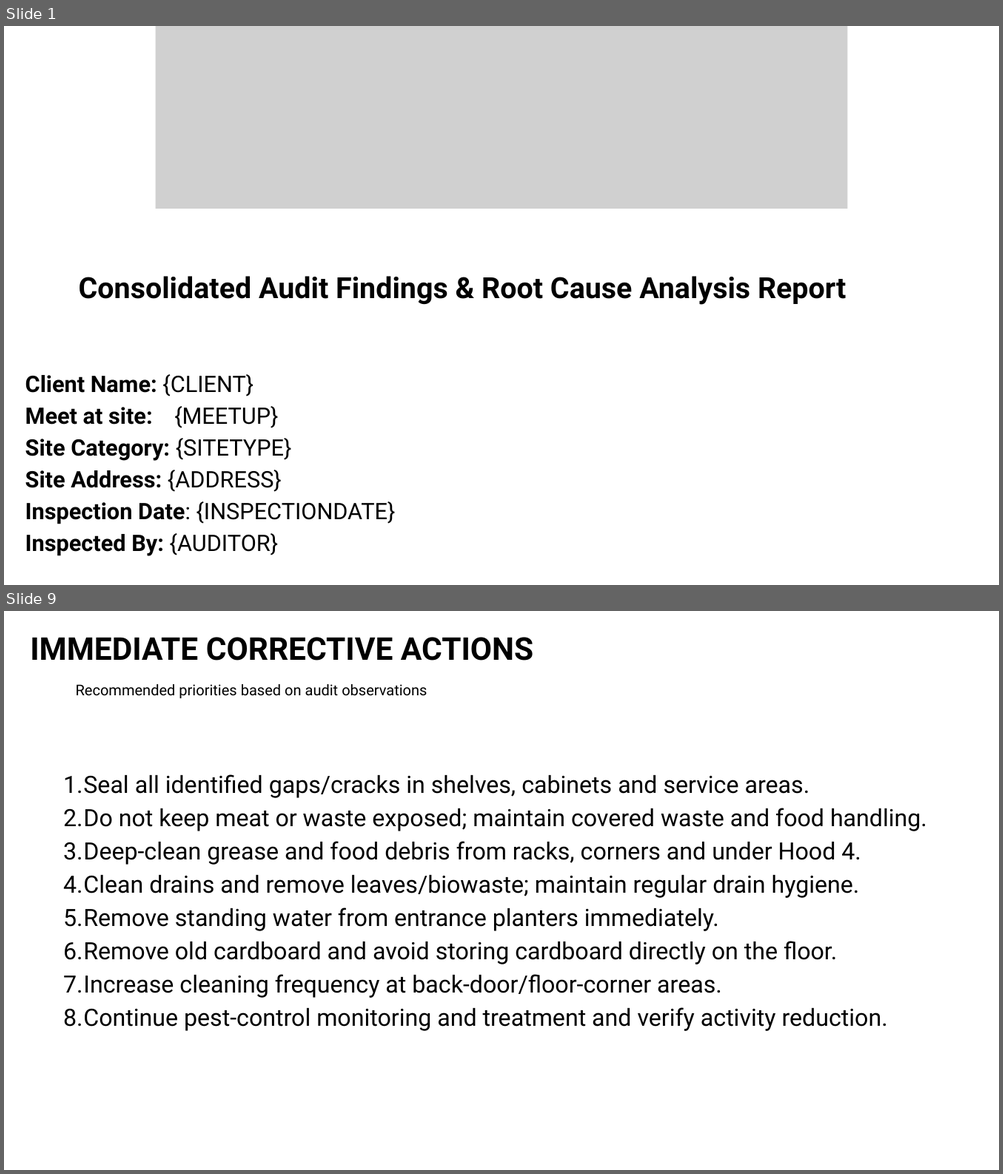
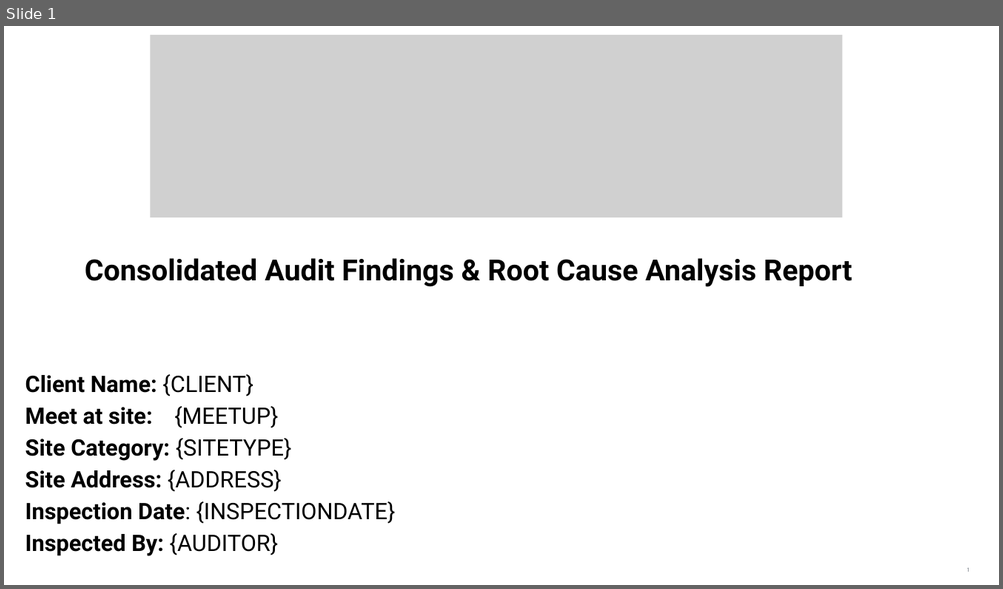
Before and after one commit to epcorn/Pestxz, a slide deck: tmp/client.pptx. Shown one above the other, each under a label of ours: slides 1 and 9 before the commit, slide 1 after it; the slides between them are not shown. The pictures are 1003x1174 and 1003x589 pixels, drawn with LibreOffice and Linux fonts; fonts in the diff are those of the drawing; grey boxes stand for pictures. Boxes give left, top, right and bottom in pixels: in the first picture for what was removed or moved away, otherwise in the second. Text is boxed around its words. In the diff, an @@ line names an element or a change of style, - is before the commit and + after.

```diff
--- a/tmp/client.pptx
+++ b/tmp/client.pptx
@@ slide 9 removed at [4,611,999,1170], background #FFFFFF @@
@@ text removed at [30,637,533,661] @@
-IMMEDIATE CORRECTIVE ACTIONS
@@ text removed at [76,684,427,698] @@
-Recommended priorities based on audit observations
@@ text removed at [63,775,927,1031] @@
-  1. Seal all identified gaps/cracks in shelves, cabinets and service areas.
-  2. Do not keep meat or waste exposed; maintain covered waste and food handling.
-  3. Deep-clean grease and food debris from racks, corners and under Hood 4.
-  4. Clean drains and remove leaves/biowaste; maintain regular drain hygiene.
-  5. Remove standing water from entrance planters immediately.
-  6. Remove old cardboard and avoid storing cardboard directly on the floor.
-  7. Increase cleaning frequency at back-door/floor-corner areas.
-  8. Continue pest-control monitoring and treatment and verify activity reduction.
@@ slide 1 changed as well @@
@@ picture: place and size @@
-picture at [155,26,847,209]
+picture at [151,35,842,218]
@@ text "Consolidated Audit Findings & Root ...": place and size @@
-text "Consolidated Audit Findings & Root ..." at [79,276,845,305]
+text "Consolidated Audit Findings & Root ..." at [85,258,851,287]
```
Also in this commit, not shown: 3 other slides changed, 11 slides added, 10 other slides removed, 3 other files.
